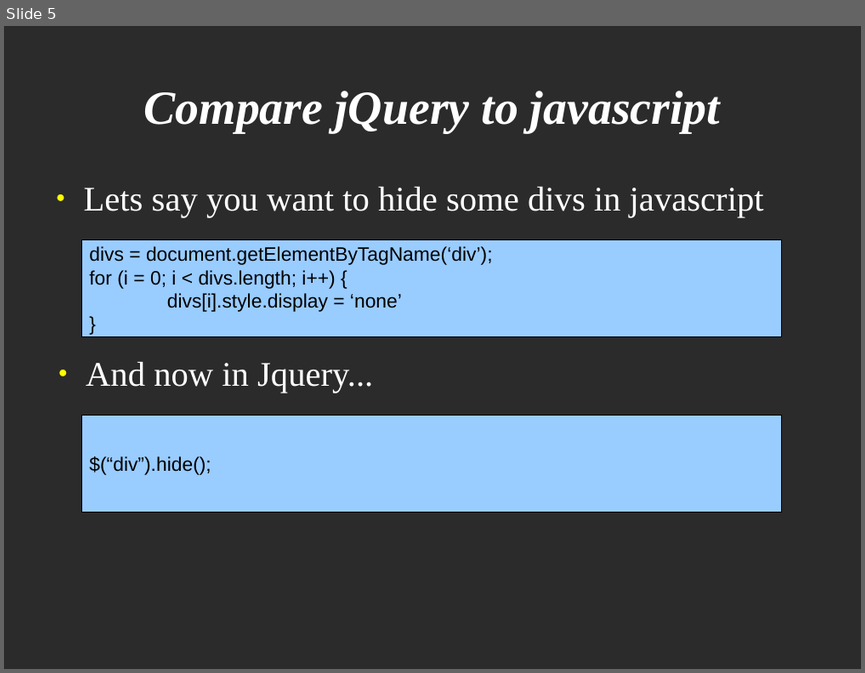
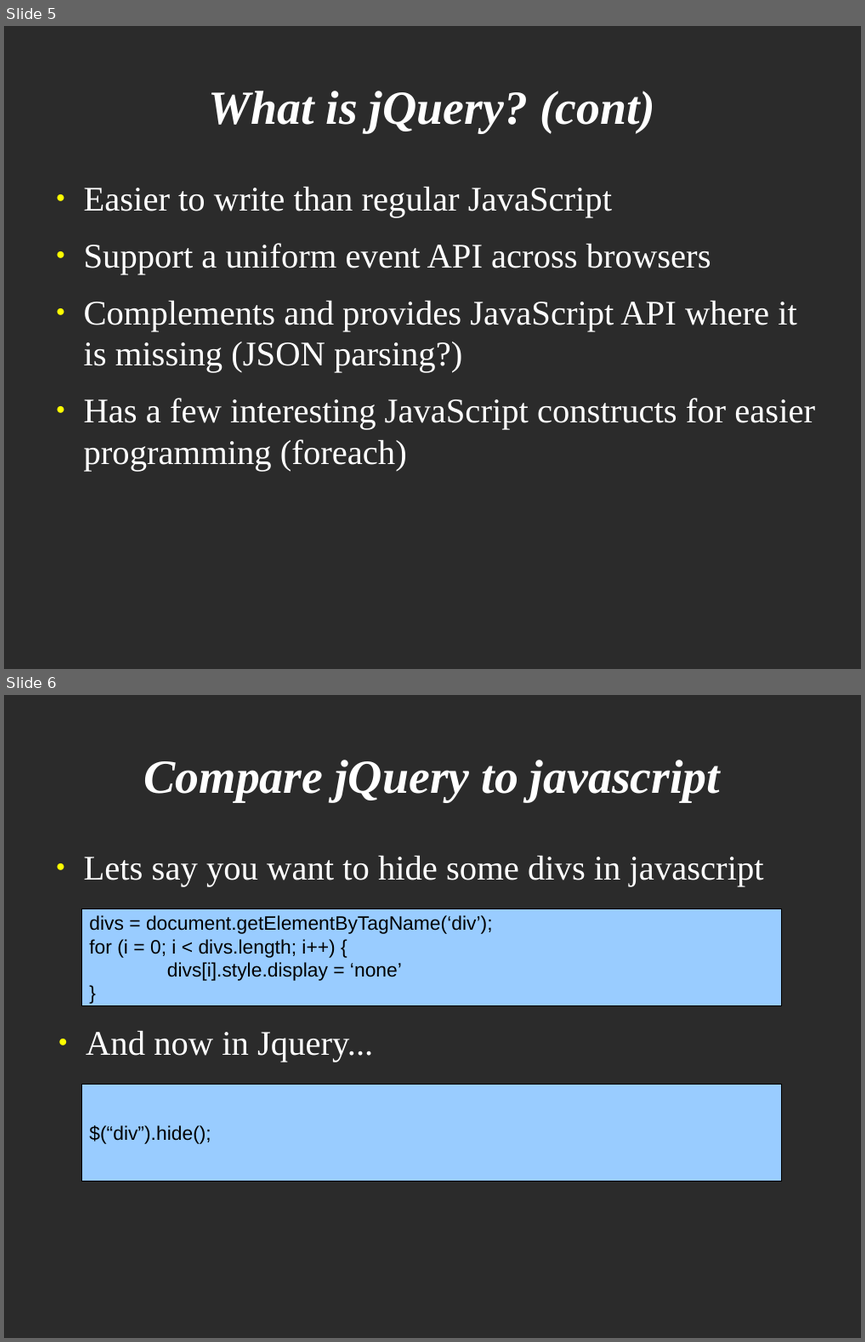
Before and after one commit to veltzer/demos, a slide deck: javascript/jquery/jquery.odp. Shown one above the other, each under a label of ours: slide 5 before the commit, slides 5 and 6 after it. The pictures are 865x673 and 865x1342 pixels, drawn with LibreOffice and Linux fonts; fonts in the diff are those of the drawing; background and template pictures are left out; a plain dark background stands for a picture behind light text. Boxes give left, top, right and bottom in pixels: in the first picture for what was removed or moved away, otherwise in the second. Text is boxed around its words. In the diff, an @@ line names an element or a change of style, - is before the commit and + after.

```diff
--- a/javascript/jquery/jquery.odp
+++ b/javascript/jquery/jquery.odp
@@ slide 5 added at bbox=[4, 26, 861, 669], background picture (left out) @@
@@ title added at bbox=[209, 91, 655, 133], 44 pt, text #FFFFFF, bold, italic @@
+What is jQuery? (cont)
@@ text added at bbox=[84, 186, 815, 471], 32 pt, text #FFFFFF @@
+● Easier to write than regular JavaScript
+● Support a uniform event API across browsers
+● Complements and provides JavaScript API where it is missing (JSON parsing?)
+● Has a few interesting JavaScript constructs for easier programming (foreach)
@@ what was slide 5 is now slide 6 @@
```
Also in this commit, not shown: 5 slides changed, 13 other slides added, 1 slide removed.
